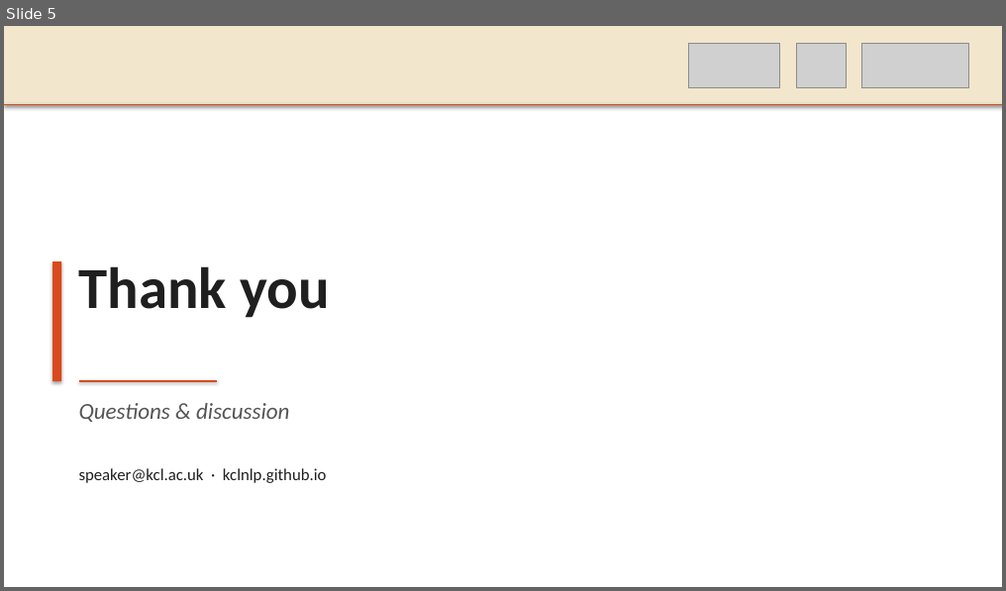
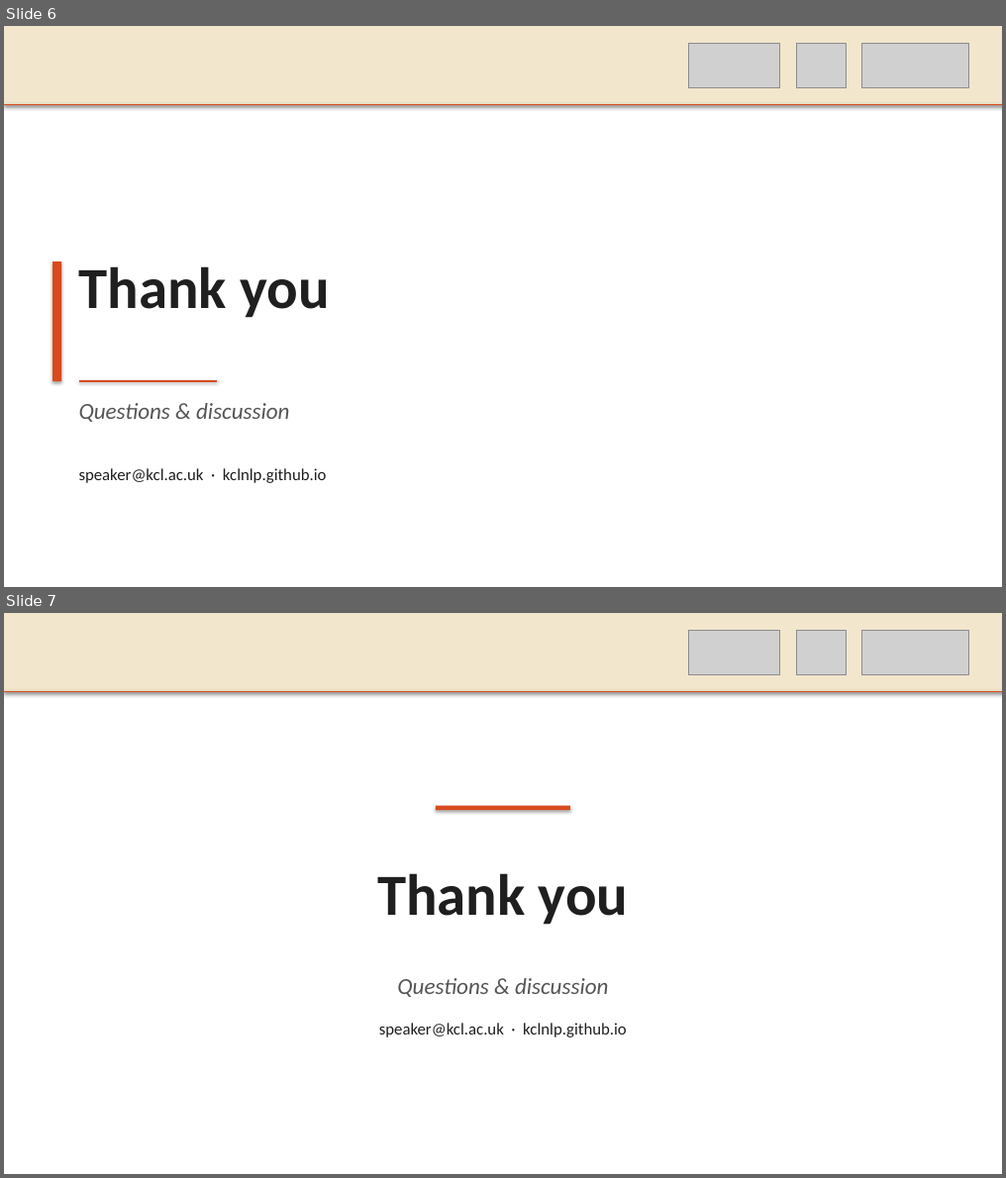
Before and after one commit to preordinary/KCLNLP_SlidesTemplate, a slide deck: templates/tree_yellow_texture/KCLNLP_TreeYellow.pptx. Shown one above the other, each under a label of ours: slide 5 before the commit, slides 6 and 7 after it. The pictures are 1006x591 and 1006x1178 pixels, drawn with LibreOffice and Linux fonts; fonts in the diff are those of the drawing; grey boxes stand for pictures. Boxes give left, top, right and bottom in pixels: in the first picture for what was removed or moved away, otherwise in the second. Text is boxed around its words. In the diff, an @@ line names an element or a change of style, - is before the commit and + after.

```diff
--- a/templates/tree_yellow_texture/KCLNLP_TreeYellow.pptx
+++ b/templates/tree_yellow_texture/KCLNLP_TreeYellow.pptx
@@ slide 7 added at bbox=[4, 613, 1002, 1174], background #FFFFFF @@
@@ rectangle added at bbox=[4, 613, 1002, 691], fill #F2E6CC @@
@@ picture added at bbox=[689, 630, 779, 675] @@
@@ picture added at bbox=[796, 630, 846, 675] @@
@@ picture added at bbox=[862, 630, 968, 675] @@
@@ line added from (4, 691) to (1002, 691), #D94A1C 1.5 pt @@
@@ rectangle added at bbox=[436, 806, 570, 811], fill #D94A1C @@
@@ text added at bbox=[377, 873, 628, 925], 56 pt, text #1F1F1F, bold @@
+Thank you
@@ text added at bbox=[397, 978, 608, 997], 22 pt, text #555555, italic @@
+Questions & discussion
@@ text added at bbox=[379, 1023, 627, 1038], 16 pt, text #1F1F1F @@
+speaker@kcl.ac.uk · kclnlp.github.io
@@ what was slide 5 is now slide 6 @@
```
Also in this commit, not shown: 1 other slide added, 2 other files.
